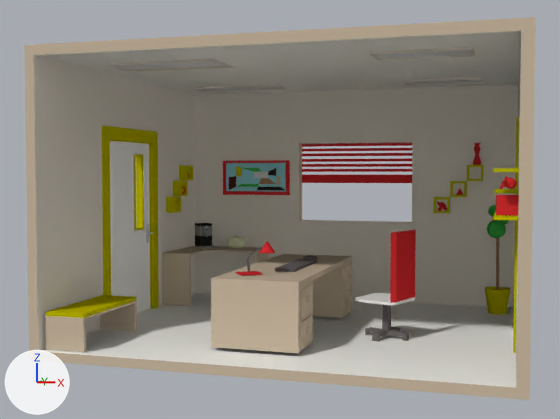
What one commit did to the Blender file 3D_Models/room3.blend.
Before and after are seen from a 50 mm camera at (3.41, -13.31, 2.86) aimed at (-0.55, -0.13, 2.22). Lighting does not change. The marker at lower left points along +X, +Y and +Z.
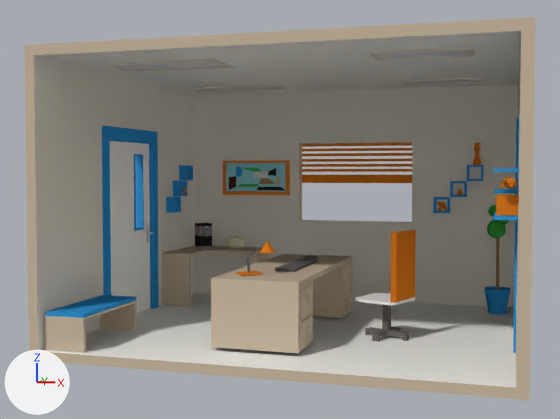
Commit message: 3d rooms colors

What differs and where, as boxes [x1, y1, x2, y2] in the pictures (560 x 419 px):
'Cube', recoloured: [42, 114, 522, 357] in both

What the commit changed:
Material 'ywllow' (mat_ywllow) changes colour from yellow #c3bc00 to blue #3498db; in linear values from (0.546, 0.503, 0.0) to (0.0343, 0.314, 0.708).
Material 'red' (mat_red) changes colour from red #d92f32 to orange #e67e22; in linear values from (0.694, 0.0284, 0.0319) to (0.791, 0.209, 0.016).
Material '15 - Default.001' (mat_15___default_001) changes colour from red #d92f32 to orange #e67e22; in linear values from (0.694, 0.0284, 0.0319) to (0.791, 0.209, 0.016).
